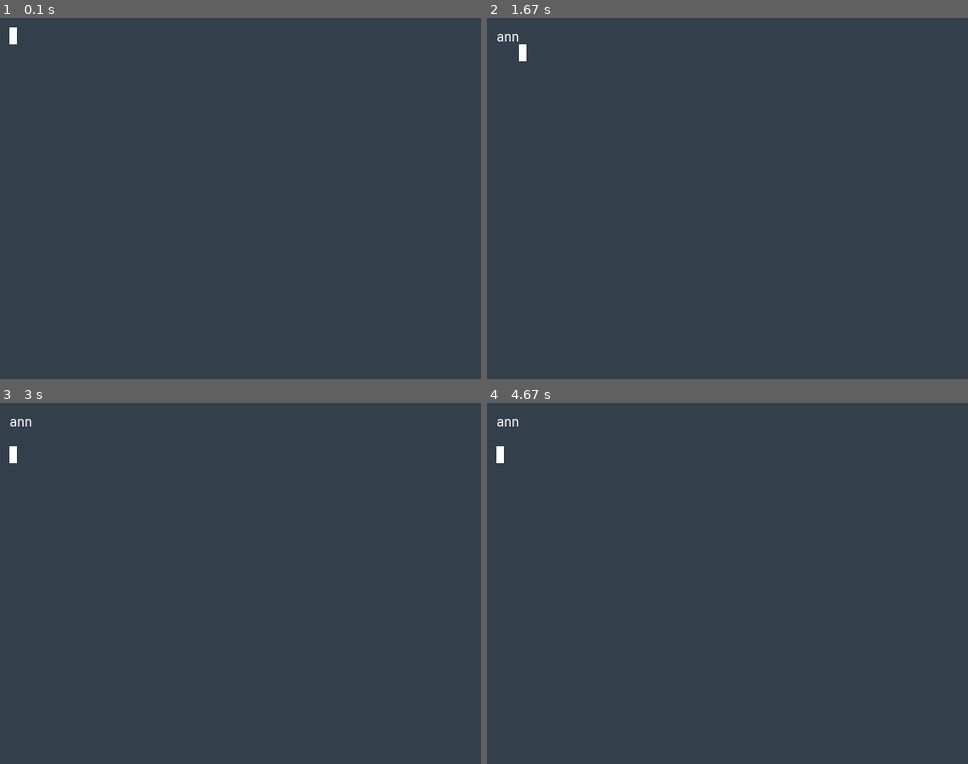
Above: before the commit, frames 1-4 (two rows, left to right).
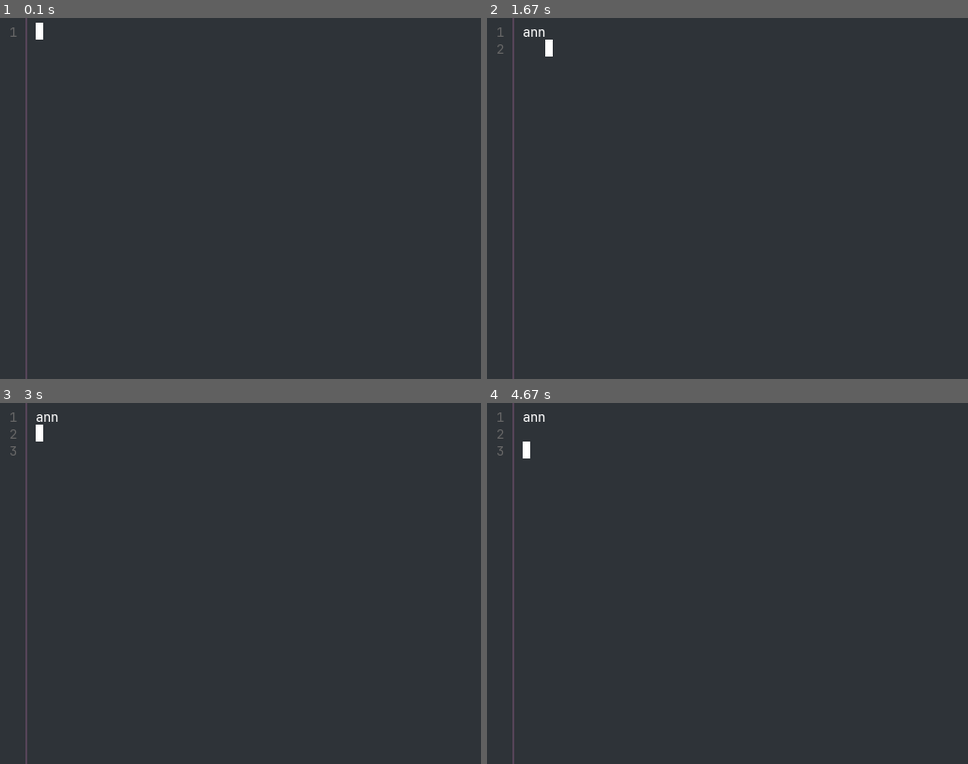
Above: after the commit, the same moments.

Repository: mothratomic-dev/mothEdit
Game: LÖVE game, started from main.lua
The game is run twice, just before and just after one commit, with the same random seed, the same clock (stepped at 60 frames per second) and the same inputs.
Inputs:
- Up to frame 1 (0.1 s): no input
- Up to frame 2 (1.67 s): type "ann" at 0.33 s; tap Enter at 0.67 s; hold Tab 0.88-1.35 s; hold Right 0.88-1.35 s; hold Backspace from 1.43 s (still down); hold Right from 1.43 s (still down)
- Up to frame 3 (3 s): release Backspace at 1.9 s; release Right at 1.9 s; tap Enter at 1.98 s; hold Up from 2.87 s (still down)
- Up to frame 4 (4.67 s): release Up at 3.33 s; hold Right 3.42-3.88 s; hold Left 3.92-4.45 s; hold Down from 4.48 s (still down)

The runs differ from the first frame. In frame 1, 0.5% of the frame differs, in the area x 1-9%, y 0-100%; in frame 2, 0.7%, in the area x 1-14%, y 0-100%; in frame 3, 0.7%; in frame 4, 0.7%.

Commit message:
Add files via upload

Diff:
--- a/conf.lua
+++ b/conf.lua
@@ -6,8 +6,8 @@
 
     t.window.width      = 512
     t.window.height     = 384
-    t.window.fullscreen = false
 
     t.window.resizable  = false
+
     t.window.highdpi    = true
 end
--- a/main.lua
+++ b/main.lua
@@ -1,16 +1,21 @@
--- main -------------------------------------------------- --
+-- main -------------------------------------------------------------------- --
 local utf8 = require("utf8")
 --
--- settings -------------------------------------------------
-bgColor       = {0.2, 0.25, 0.3}   -- background color
-fontColor     = {1, 1, 1, 1}       -- font color
-cursorColor   = {1, 1, 1, 1}       -- cursor color
-sizeFont      = 14                 -- font size
-textPositionX = 10                 -- position x text : start
-textPositionY = 10                 -- position y text : start
-tabSize       = "    "             -- tab size
+-- settings -------------------------------------------------------------------
+bgColor             = {0.18, 0.20, 0.22} -- background color
+fontColor           = {1, 1, 1, 1}       -- font color
+cursorColor         = {1, 1, 1, 1}       -- cursor color
+sizeFont            = 14                 -- font size
+textPositionX       = 10                 -- margin > text position x
+textPositionY       = 5                  -- text position y
+lineNumberColor     = {0.4, 0.4, 0.4}    -- line number color
+marginColor         = {0.4, 0.3, 0.4}    -- margin color
+marginPositionX     = 10                 -- margin move position
+marginPositionFixe  = 30                 -- margin fixe position
+marginMove          = true               -- margin move true/false
+
 --
--- load -----------------------------------------------------
+-- load -----------------------------------------------------------------------
 function love.load()
     mainFont = love.graphics.newFont(
     "fonts/JetBrainsMono-Regular.ttf", sizeFont)
@@ -22,33 +27,84 @@
     love.keyboard.setKeyRepeat(true) -- repeat key
 end
 --
--- text input -----------------------------------------------
+-- text input -----------------------------------------------------------------
 function love.textinput(t)
-    lines[cursorLine] = lines[cursorLine] .. t
+    local line     = lines[cursorLine]
+    local position = utf8.offset(line, cursorColumn) or #line + 1
+
+    local before   = line:sub(1, position - 1)
+    local after    = line:sub(position)
+
+    lines[cursorLine] = before .. t .. after
+    cursorColumn      = cursorColumn + utf8.len(t)
 end
 --
--- key input ------------------------------------------------
+-- key input ------------------------------------------------------------------
 function love.keypressed(key)
     -- fullscreen
     if key == "f1" then
         love.window.setFullscreen(not love.window.getFullscreen())
     end
 
+    -- up
+    if key == "up" and cursorLine > 1 then
+        cursorLine   = cursorLine - 1
+        cursorColumn = math.min(
+            cursorColumn,
+            utf8.len(lines[cursorLine]) + 1)
+    end
+
+    -- down
+    if key == "down" and cursorLine < #lines then
+        cursorLine   = cursorLine + 1
+        cursorColumn = math.min(
+            cursorColumn,
+            utf8.len(lines[cursorLine]) + 1)
+    end
+
+    -- left
+    if key == "left" and cursorColumn > 1 then
+        cursorColumn = cursorColumn - 1
+    end
+
+    -- right
+    if key == "right" and
+        cursorColumn <= utf8.len(lines[cursorLine]) then
+            cursorColumn = cursorColumn + 1
+    end
+
     -- return
     if key == "return" then
-        table.insert(lines, "")
-        cursorLine = cursorLine + 1
+        local line     = lines[cursorLine]
+        local position = utf8.offset(line, cursorColumn) or #line + 1
+
+        local before = line:sub(1, position - 1)
+        local after  = line:sub(position)
+
+        lines[cursorLine] = before
+        table.insert(lines, cursorLine + 1, after)
+
+        cursorLine   = cursorLine + 1
+        cursorColumn = 1
     end
 
     -- backspace
     if key == "backspace" then
         local line = lines[cursorLine]
 
-        if line ~= "" then
-            local position = utf8.offset(line, - 1)
-            lines[cursorLine] = line:sub(1, position - 1)
+        if cursorColumn > 1 then
+            local start  = utf8.offset(line, cursorColumn - 1)
+            local finish = utf8.offset(line, cursorColumn) or #line + 1
+
+            lines[cursorLine] = line:sub(1, start - 1) .. line:sub(finish)
+            cursorColumn      = cursorColumn - 1
 
         elseif cursorLine > 1 then
+            local previous = lines[cursorLine - 1]
+
+            cursorColumn          = utf8.len(previous) + 1
+            lines[cursorLine - 1] = previous .. line
+
             table.remove(lines, cursorLine)
             cursorLine = cursorLine - 1
         end
@@ -56,27 +112,62 @@
 
     -- tab
     if key == "tab" then
-        lines[cursorLine] = lines[cursorLine] .. tabSize
+        local line     = lines[cursorLine]
+        local position = utf8.offset(line, cursorColumn) or #line + 1
+
+        local before = line:sub(1, position - 1)
+        local after  = line:sub(position)
+
+        lines[cursorLine] = before .. "    " .. after
+        cursorColumn      = cursorColumn + 4
     end
 end
 --
--- draw -----------------------------------------------------------------
+-- draw -----------------------------------------------------------------------
 function love.draw()
-    love.graphics.setBackgroundColor(bgColor) -- select background color
-    love.graphics.setFont(mainFont)           -- select font
-    love.graphics.setColor(fontColor)         -- select font color
+    love.graphics.setBackgroundColor(bgColor)
+    love.graphics.setFont(mainFont)
+    love.graphics.setColor(fontColor)
 
-    -- text input draw
+    -- margin position
+    local marginWidth = marginPositionFixe
+    if marginMove then
+        marginWidth   = mainFont:getWidth(tostring(#lines)) + 10
+    end
+
+    local textX = marginPositionX + marginWidth + textPositionX
+
+    -- margin
+    love.graphics.setColor(marginColor)
+    love.graphics.line(
+        marginPositionX + marginWidth, 0,
+        marginPositionX + marginWidth, love.graphics.getHeight())
+
+    -- text draw
     for i = 1, #lines do
-        local x = textPositionX
         local y = textPositionY + (i - 1) * mainFont:getHeight()
 
-        love.graphics.print(lines[i], x, y)
+        -- line number
+        love.graphics.setColor(lineNumberColor)
+        local lineNumber  = tostring(i)
+        local lineNumberX = marginPositionX +
+            marginWidth - 10 - mainFont:getWidth(lineNumber)
+
+        love.graphics.print(lineNumber, lineNumberX, y)
+
+        -- text
+        love.graphics.setColor(fontColor)
+        love.graphics.print(lines[i], textX, y)
     end
 
-    -- cursor position
-    local cursorX = textPositionX + mainFont:getWidth(lines[cursorLine])
-    local cursorY = textPositionY + (cursorLine - 1) * mainFont:getHeight()
+    -- cursor position x
+    local line     = lines[cursorLine]
+    local position = utf8.offset(line, cursorColumn) or #line + 1
+    local cursorX = textX + mainFont:getWidth(line:sub(1, position - 1))
+
+    -- cursor position y
+    local cursorY  = textPositionY + (
+        cursorLine - 1) * mainFont:getHeight()
 
     -- cursor draw
     love.graphics.setColor(cursorColor)
